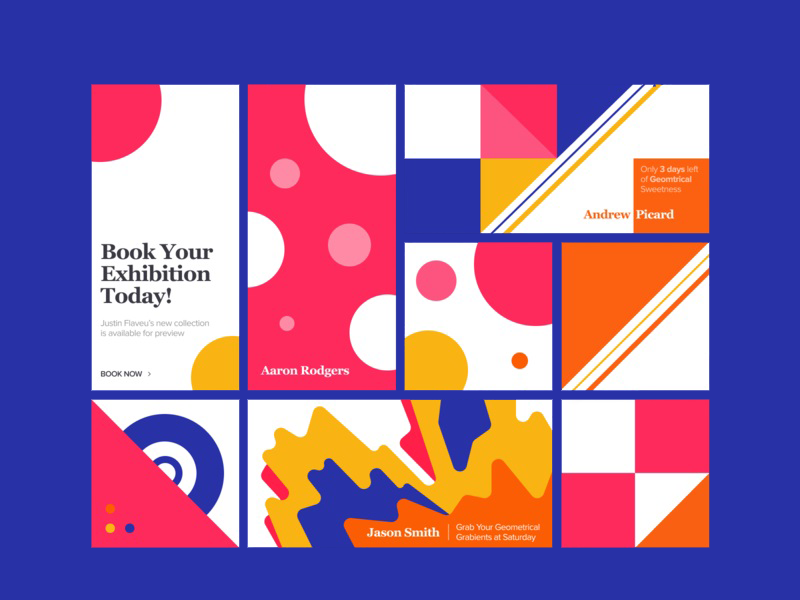
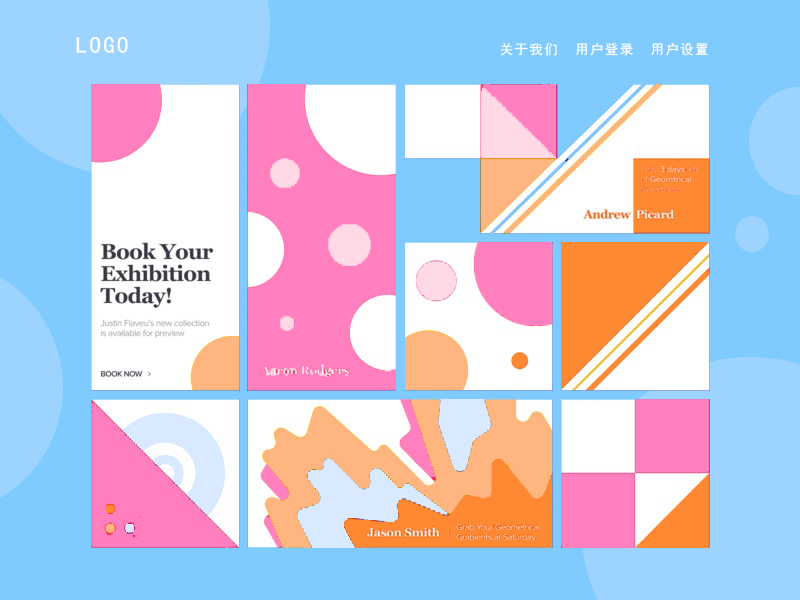
Before/after of a 800 x 600 layered artwork. What changed in the layer stack:
added group "马卡龙" with 12 layers above "撞色" over box(0, 0, 800, 600)
added layer "LOGO" in group "马卡龙" over box(76, 36, 128, 53)
added layer "关于我们 用户登录 用户设置" in group "马卡龙" over box(500, 42, 708, 56)
added layer "图层 14" in group "马卡龙" over box(91, 84, 240, 391)
added layer "图层 16" in group "马卡龙" over box(561, 399, 710, 548)
added layer "图层 17" in group "马卡龙" over box(239, 399, 553, 548)
added layer "图层 15" in group "马卡龙" over box(91, 399, 239, 548)
added layer "图层 18" in group "马卡龙" over box(247, 84, 396, 391)
added layer "图层 19" in group "马卡龙" over box(405, 84, 710, 234)
added layer "图层 20" in group "马卡龙" over box(561, 242, 710, 391)
added layer "图层 10" (1st of 2, in "马卡龙") in group "马卡龙" over box(405, 242, 553, 391)
added layer "图层 21" in group "马卡龙" over box(0, 0, 800, 600)
added layer "图层 13" (1st of 2, in "马卡龙") in group "马卡龙" over box(0, 0, 800, 600)
added group "撞色" with 3 layers above "背景" over box(0, 0, 800, 600)
moved "图层 10" (2nd of 2, in "撞色") into group "撞色" over box(91, 84, 710, 548)
showed "图层 1", moved it into group "撞色" over box(0, 0, 800, 600)
moved "图层 13" (2nd of 2, in "撞色") into group "撞色" over box(0, 0, 800, 600)
